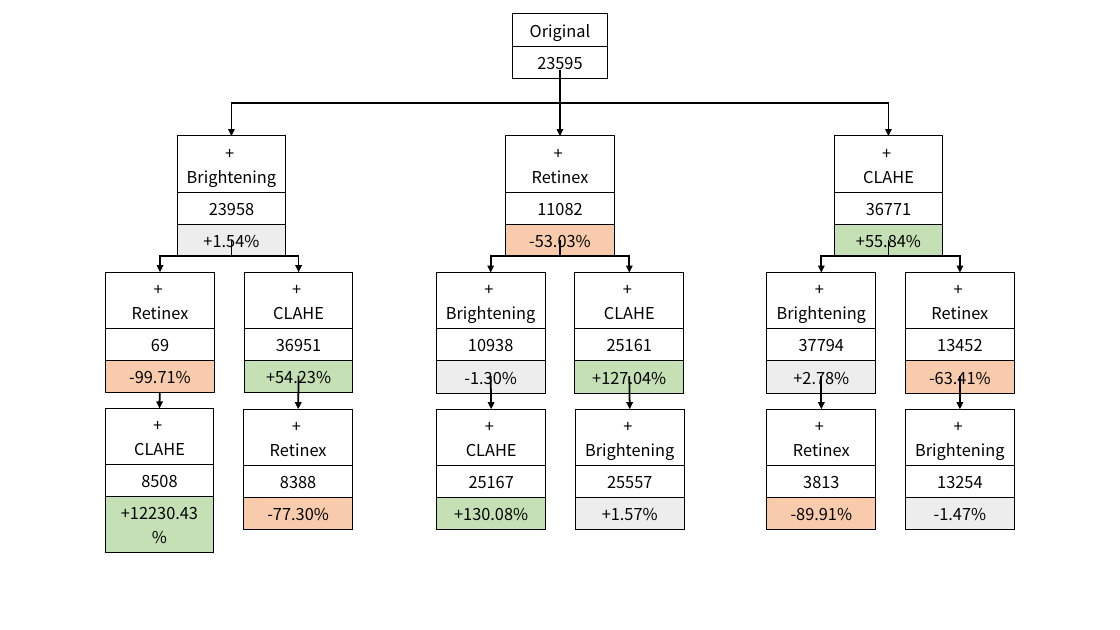
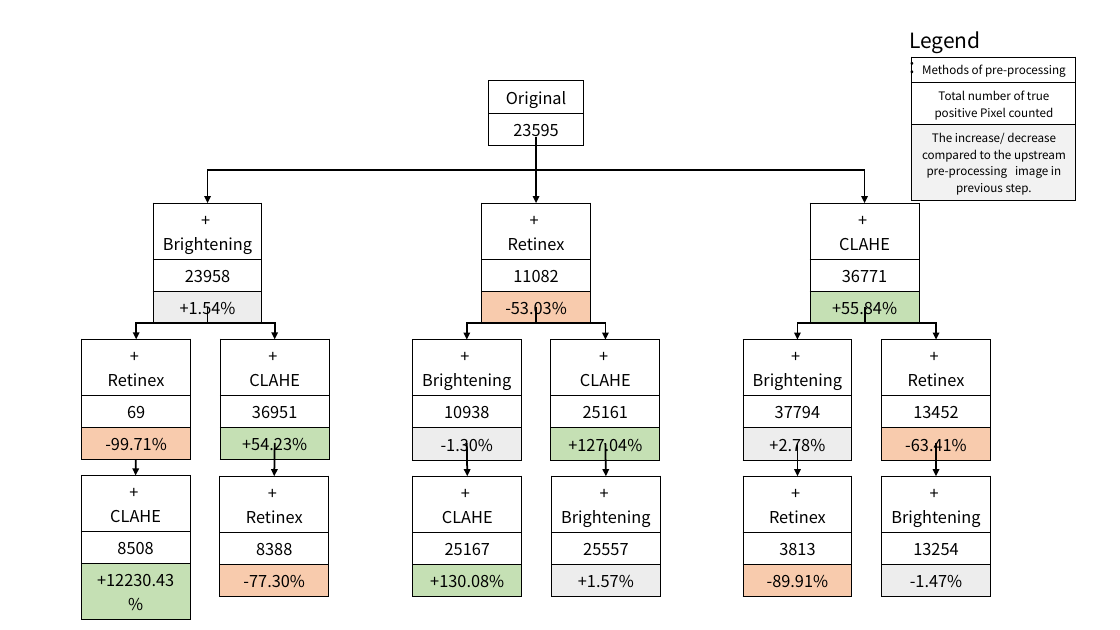
Before and after one commit to TsaiZinan/CoDER_Project_Code, a slide deck: slide 1 of Result/Result.pptx. Drawn at 1120x630 pixels with LibreOffice and Linux fonts; fonts in the diff are those of the drawing. Boxes give left, top, right and bottom in pixels: in the first picture for what was removed or moved away, otherwise in the second. Text is boxed around its words. In the diff, an @@ line names an element or a change of style, - is before the commit and + after.

Commit message:
Result image update

```diff
--- a/Result/Result.pptx
+++ b/Result/Result.pptx
@@ text added at (x1=909, y1=31, x2=980, y2=53), 18 pt, text #000000 @@
+Legend:
@@ table added at (x1=912, y1=57, x2=1076, y2=199), 3 rows, 1 columns @@
+Methods of pre-processing
+Total number of true positive Pixel counted
+The increase/ decrease compared to the upstream pre-processing image in previous step.
@@ 15 tables, 3 arrows, 2 elbow arrows moved together from (x1=106, y1=14, x2=1015, y2=525) to (x1=82, y1=81, x2=991, y2=591) @@
@@ 6 elbow arrows, 4 arrows, 1 table moved together from (x1=105, y1=239, x2=960, y2=523) to (x1=82, y1=307, x2=936, y2=590) @@
```
Also in this commit, not shown: 2 other files.
